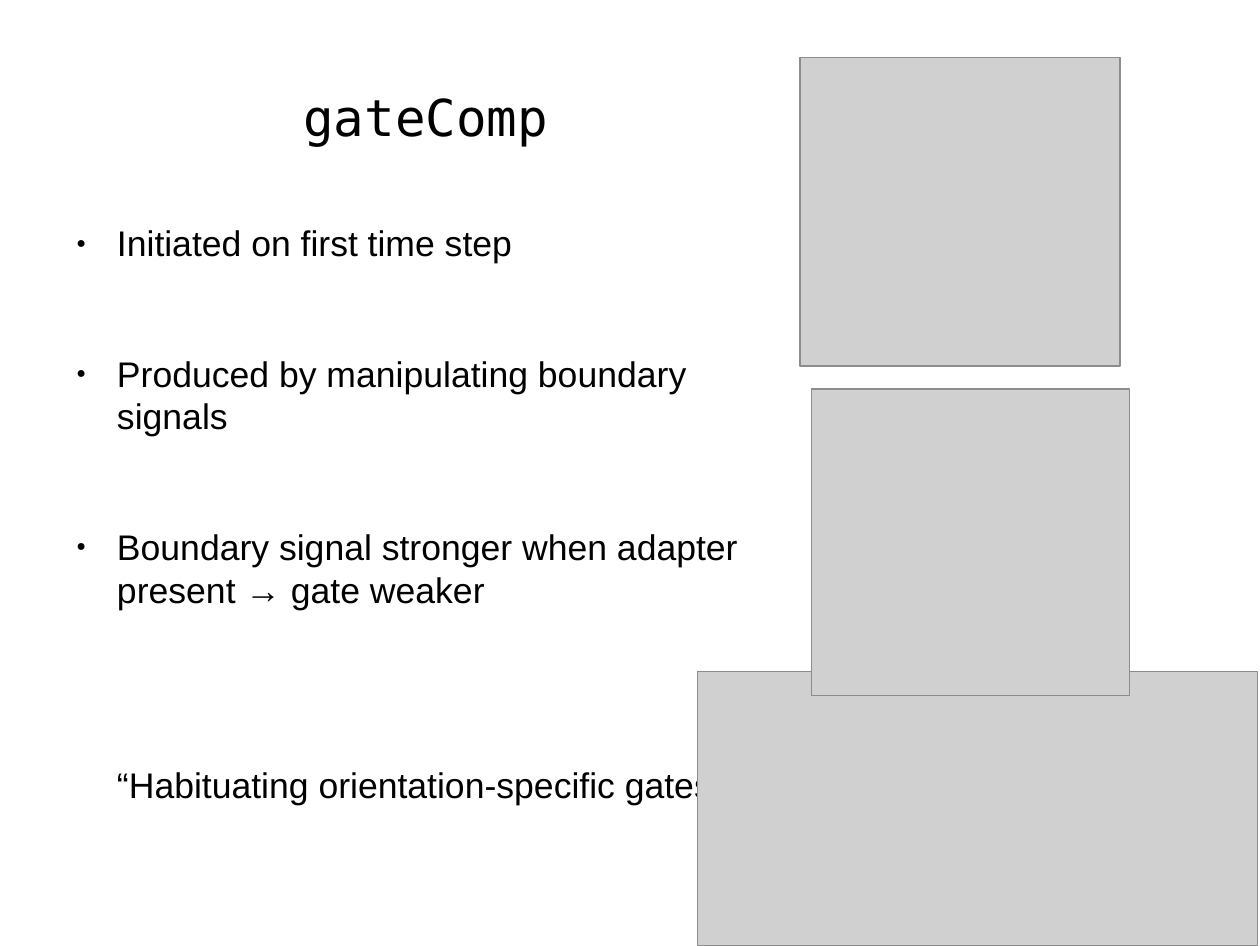
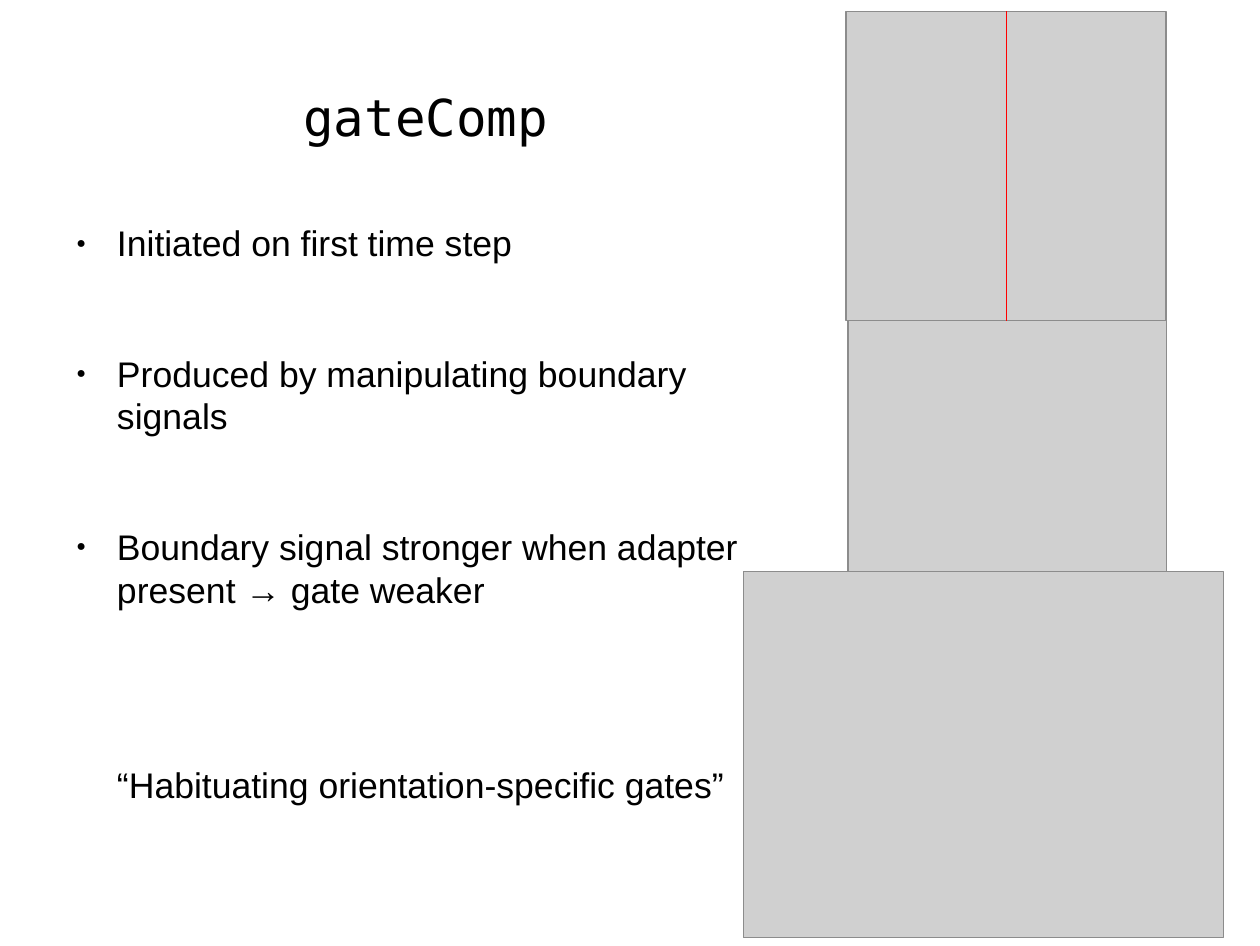
Before and after one commit to TUBvision/contAdapt_francis, a slide deck: slide 13 of Presentation_of_Model.odp. Drawn at 1260x946 pixels with LibreOffice and Linux fonts; fonts in the diff are those of the drawing; grey boxes stand for pictures. Boxes give left, top, right and bottom in pixels: in the first picture for what was removed or moved away, otherwise in the second. Text is boxed around its words. In the diff, an @@ line names an element or a change of style, - is before the commit and + after.

```diff
--- a/Presentation_of_Model.odp
+++ b/Presentation_of_Model.odp
@@ picture: place and size @@
-picture at (800, 57, 1121, 366)
+picture at (846, 11, 1166, 320)
@@ line added from (1006, 320) to (1006, 11), #FF0000 0 pt @@
@@ picture: place and size @@
-picture at (812, 389, 1130, 695)
+picture at (848, 297, 1166, 604)
@@ picture: place and size @@
-picture at (697, 671, 1258, 946)
+picture at (743, 572, 1223, 938)
```
Also in this commit, not shown: 8 other slides changed, 2 slides added, 1 slide removed.
